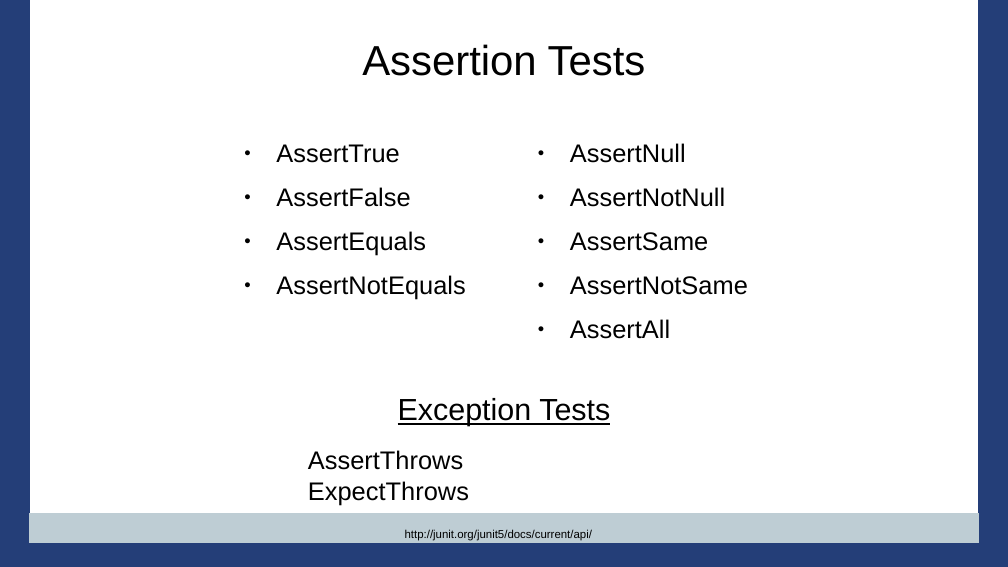
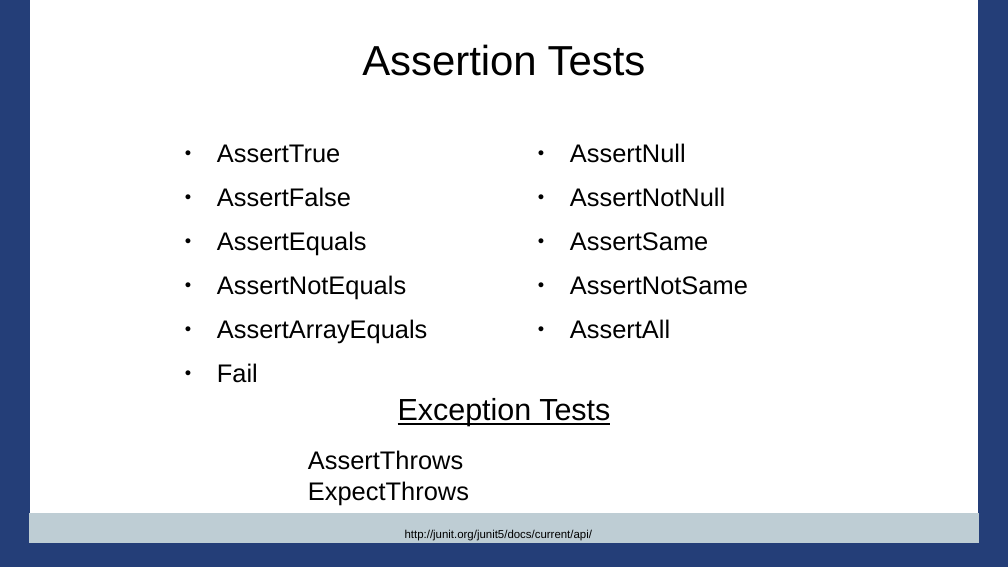
Before and after one commit to PennState/junit5-presentation, a slide deck: slide 21 of src/site/presentation/Junit5_Presentation_JavaOne_2016.odp (slide 15 before the commit). Drawn at 1008x567 pixels with LibreOffice and Linux fonts; fonts in the diff are those of the drawing; background and template pictures are left out. Boxes give left, top, right and bottom in pixels: in the first picture for what was removed or moved away, otherwise in the second. Text is boxed around its words. In the diff, an @@ line names an element or a change of style, - is before the commit and + after.

```diff
--- a/src/site/presentation/Junit5_Presentation_JavaOne_2016.odp
+++ b/src/site/presentation/Junit5_Presentation_JavaOne_2016.odp
@@ text "AssertTrue": place and size @@
-text "AssertTrue" at (276,144,465,299)
+text "AssertTrue" at (217,144,428,383)
@@ text at (217,319,428,383): paragraphs added @@
+● AssertArrayEquals
+● Fail
```
Also in this commit, not shown: 33 other slides changed, 23 slides added, 6 slides removed.
